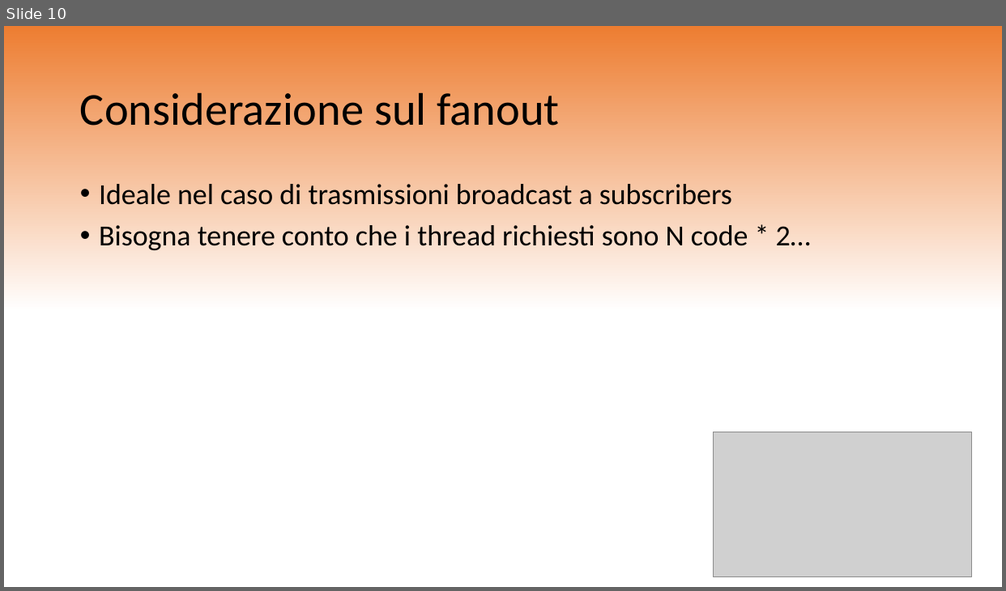
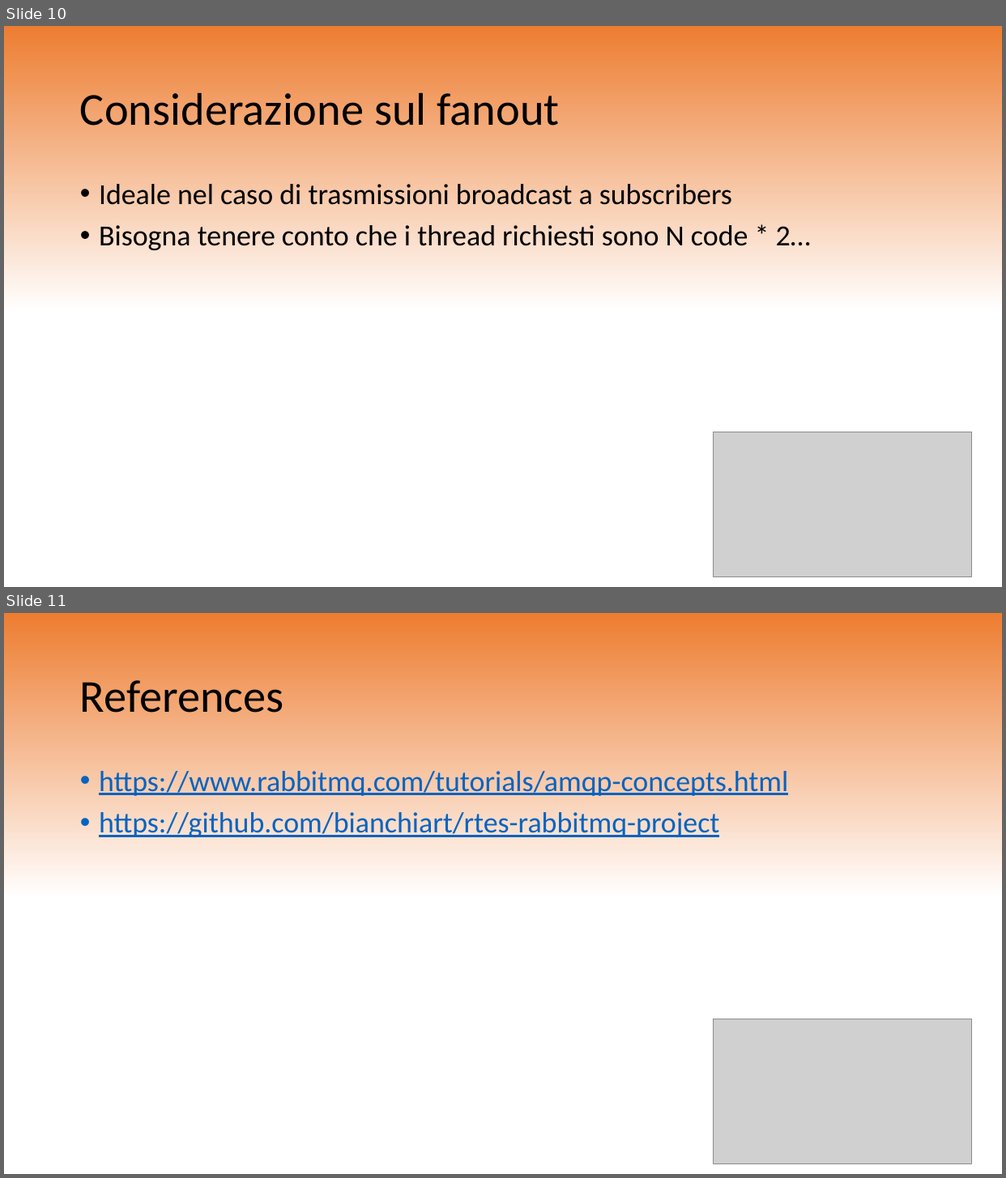
Before and after one commit to bianchiart/rtes-rabbitmq-project, a slide deck: SharedDomain/RabbitMQProgetto.pptx. Shown one above the other, each under a label of ours: slide 10 before the commit, slides 10 and 11 after it. The pictures are 1006x591 and 1006x1178 pixels, drawn with LibreOffice and Linux fonts; fonts in the diff are those of the drawing; grey boxes stand for pictures. Boxes give left, top, right and bottom in pixels: in the first picture for what was removed or moved away, otherwise in the second. Text is boxed around its words. In the diff, an @@ line names an element or a change of style, - is before the commit and + after.

Commit message:
Added page on pptx

```diff
--- a/SharedDomain/RabbitMQProgetto.pptx
+++ b/SharedDomain/RabbitMQProgetto.pptx
@@ slide 11 added at [4, 613, 1002, 1174], background gradient #ED7D31 to #FFFFFF @@
@@ title added at [80, 680, 284, 713], 44 pt, text #000000 @@
+References
@@ text added at [99, 771, 788, 837], 28 pt, text #0563C1, underline @@
+• https://www.rabbitmq.com/tutorials/amqp-concepts.html
+• https://github.com/bianchiart/rtes-rabbitmq-project
@@ picture added at [714, 1019, 972, 1164] @@
```
